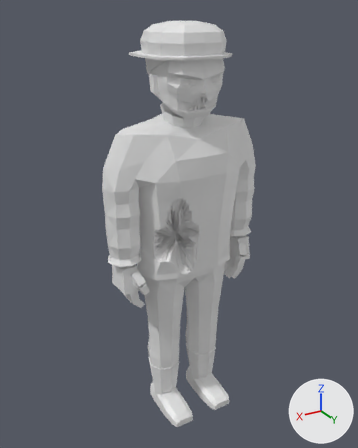
The glTF model assets/models/zombie_firefighter_m_b1.glb: old version first, new version second.
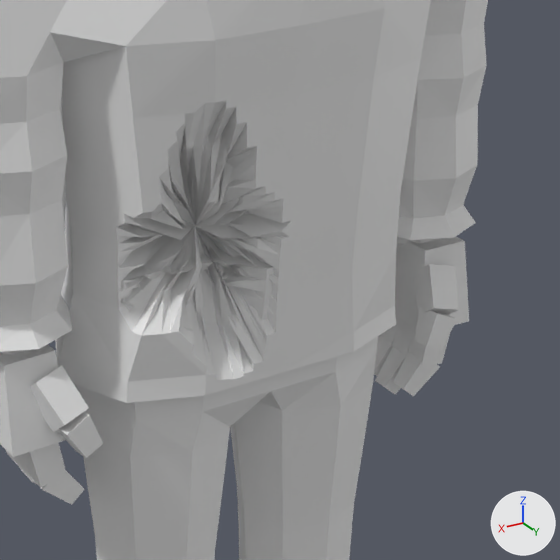
Each version appears first whole from a 50 mm camera at (1.179, 1.919, 2.012) aimed at (-0.005, -0.054, 1.025), and next in a close-up on the part from 34% to 77% of the width and 38% to 72% of the height. The lights are fixed; the arrows at lower right show +X, +Y and +Z. The older version's two pictures come first. Vertices at exactly the same position are counted once.

In view in the first close-up: 'zombie_firefighter_m_b1'.
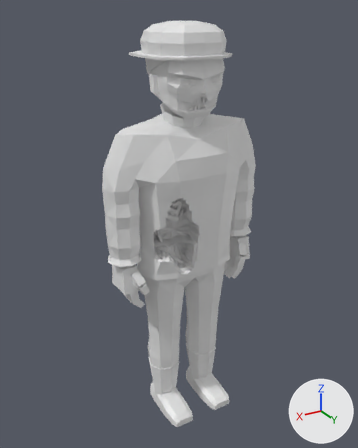
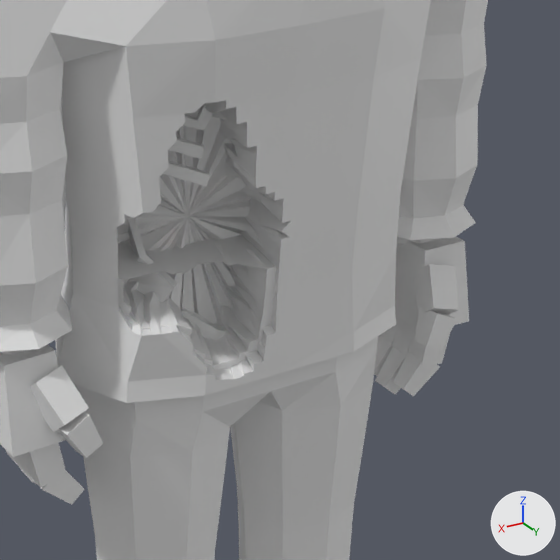
The change, as a diff of the scene's bpy script:
```diff
--- a/assets/models/zombie_firefighter_m_b1.glb.py
+++ b/assets/models/zombie_firefighter_m_b1.glb.py
@@ me_zombie_firefighter_m_b1 @@
 # used by ob_zombie_firefighter_m_b1; location = (0.0, 0.0, 0.0)
-me_zombie_firefighter_m_b1.from_pydata(...)  # 2461 vertices, 4774 faces; spans x -0.42..0.42, y -0.29..0.22, z 0.0..1.97
+me_zombie_firefighter_m_b1.from_pydata(...)  # 2675 vertices, 5146 faces; spans x -0.42..0.42, y -0.29..0.22, z 0.0..1.97
+# me_zombie_firefighter_m_b1 part 1: a new loose piece of 28 vertices spanning x 0.01..0.18, y -0.1..0.1, z 1.18..1.32
+# me_zombie_firefighter_m_b1 part 2: a new loose piece of 24 vertices spanning x 0.02..0.18, y -0.09..0.08, z 1.15..1.26
+# me_zombie_firefighter_m_b1 part 3: a new loose piece of 24 vertices spanning x 0.02..0.17, y -0.09..0.09, z 1.11..1.22
+# me_zombie_firefighter_m_b1 part 4: 295 vertices moved from x 0.02..0.18, y -0.01..0.13, z 0.89..1.19 to x -0.02..0.2, y -0.05..0.11, z 0.86..1.24; 3 vertices removed from x 0.08..0.11, y 0.06..0.07, z 0.91..0.98; 49 vertices added at x 0.01..0.16, y -0.07..0.07, z 0.85..1.05
+# other edits to the shape of me_zombie_firefighter_m_b1 do not show in these pictures
```

Pixel boxes [x1, y1, x2, y2] of what changed, in the close-ups (560 x 560 px; the box of a moved part takes in the faces that stretch with it):
part 1 of me_zombie_firefighter_m_b1, added
    after: [183, 104, 213, 130]
part 2 of me_zombie_firefighter_m_b1, added
    after: [168, 137, 204, 159]
part 3 of me_zombie_firefighter_m_b1, added
    after: [163, 161, 210, 187]
part 4 of me_zombie_firefighter_m_b1, moved or reshaped
    both: [116, 100, 291, 380]
